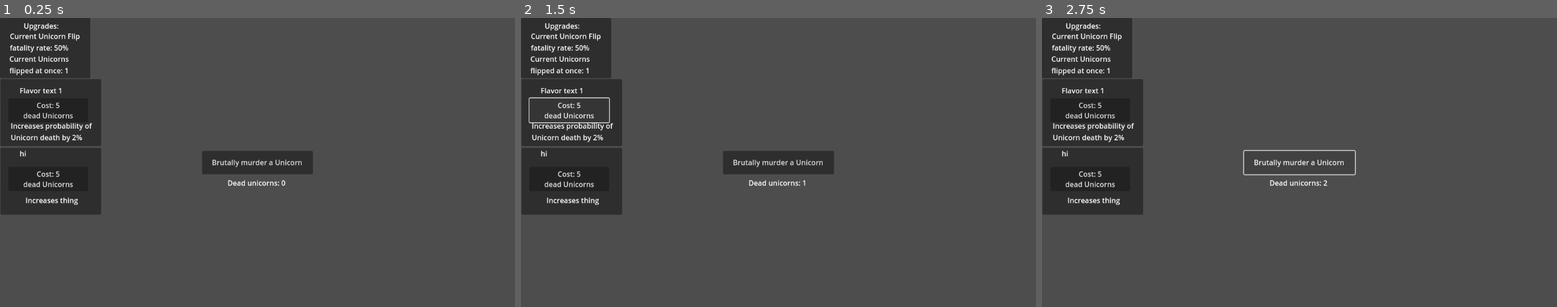
Above: before the commit, frames 1-3 (left to right).
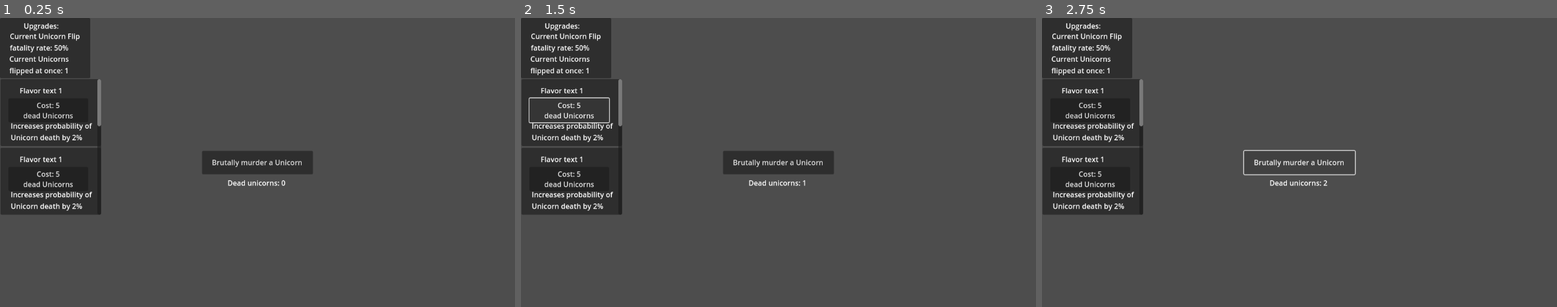
Above: after the commit, the same moments.

Repository: LoonTonk/Unicorn-Flipper
Game: Godot game, scene res://control.tscn
The game is run twice, just before and just after one commit, with the same random seed, the same clock (stepped at 60 frames per second) and the same inputs.
Inputs:
- Up to frame 1 (0.25 s): no input
- Up to frame 2 (1.5 s): click "Brutally murder a Unicorn" at 0.5 s; click "Cost: 5 dead Unicorns" at 1.25 s
- Up to frame 3 (2.75 s): click "Brutally murder a Unicorn" at 2 s

The runs differ from the first frame. In frame 1, 0.7% of the frame differs, in the area x 2-20%, y 21-67%; in frame 2, 0.7%; in frame 3, 0.7%.

Commit message:
upgrades

Diff:
--- a/flipper.gd
+++ b/flipper.gd
@@ -11,7 +11,7 @@
 @onready var box: Node = get_node("VScrollBar/VBoxContainer")
 @onready var button: Node = get_node("Button")
 var timer = preload("res://timer.tscn")
-@onready var horseMultiplier: int = get_node("/root/Control/Unicorn num").horseMultiplier
+@onready var flipMultiplier: int = 1
 
 func _on_button_pressed():
 	if unicorns.things >= cost:
@@ -29,7 +29,7 @@
 
 func flip(multiplier: int = 1) -> bool:
 		if randf() > prob:
-			unicorns.change_things(horseMultiplier * multiplier)
+			unicorns.change_things(flipMultiplier * multiplier)
 			return true
 		else:
 			return false
--- a/multiplier upgrade.tscn
+++ b/multiplier upgrade.tscn
@@ -45,65 +45,200 @@
 custom_minimum_size = Vector2(225, 300)
 layout_mode = 2
 
-[node name="Probincrease" type="Panel" parent="VScrollBar/VBoxContainer"]
-custom_minimum_size = Vector2(200, 150)
-layout_mode = 2
-script = ExtResource("1_xwt3l")
-
-[node name="Label" type="Label" parent="VScrollBar/VBoxContainer/Probincrease"]
-layout_mode = 0
-offset_left = 43.0
-offset_top = 14.0
-offset_right = 160.0
-offset_bottom = 40.0
-text = "Flavor text 1"
-
-[node name="Label2" type="Label" parent="VScrollBar/VBoxContainer/Probincrease"]
-layout_mode = 0
-offset_left = 23.0
-offset_top = 93.0
-offset_right = 210.0
-offset_bottom = 186.0
-text = "Increases probability of Unicorn death by 2%"
-autowrap_mode = 3
-
-[node name="Button" type="Button" parent="VScrollBar/VBoxContainer/Probincrease"]
-layout_mode = 0
-offset_left = 18.0
-offset_top = 43.0
-offset_right = 196.0
-offset_bottom = 97.0
-text = "Cost: 5
-dead Unicorns"
-
-[node name="Panel2" type="Panel" parent="VScrollBar/VBoxContainer"]
-custom_minimum_size = Vector2(200, 150)
-layout_mode = 2
-
-[node name="Label" type="Label" parent="VScrollBar/VBoxContainer/Panel2"]
-layout_mode = 0
-offset_left = 43.0
-offset_top = 1.0
-offset_right = 160.0
-offset_bottom = 27.0
-text = "hi"
-
-[node name="Label2" type="Label" parent="VScrollBar/VBoxContainer/Panel2"]
-layout_mode = 0
-offset_left = 56.0
-offset_top = 106.0
-offset_right = 174.0
-offset_bottom = 132.0
-text = "Increases thing"
-
-[node name="Button" type="Button" parent="VScrollBar/VBoxContainer/Panel2"]
-layout_mode = 0
-offset_left = 18.0
-offset_top = 43.0
-offset_right = 196.0
-offset_bottom = 97.0
-text = "Cost: 5
-dead Unicorns"
-
-[connection signal="pressed" from="VScrollBar/VBoxContainer/Probincrease/Button" to="VScrollBar/VBoxContainer/Probincrease" method="_on_button_pressed"]
-[connection signal="pressed" from="VScrollBar/VBoxContainer/Panel2/Button" to="VScrollBar/VBoxContainer/Panel2/Label2" method="_on_button_pressed"]
+[node name="Probincrease1" type="Panel" parent="VScrollBar/VBoxContainer"]
+custom_minimum_size = Vector2(200, 150)
+layout_mode = 2
+script = ExtResource("1_xwt3l")
+
+[node name="Label" type="Label" parent="VScrollBar/VBoxContainer/Probincrease1"]
+layout_mode = 0
+offset_left = 43.0
+offset_top = 14.0
+offset_right = 160.0
+offset_bottom = 40.0
+text = "Flavor text 1"
+
+[node name="Label2" type="Label" parent="VScrollBar/VBoxContainer/Probincrease1"]
+layout_mode = 0
+offset_left = 23.0
+offset_top = 93.0
+offset_right = 210.0
+offset_bottom = 186.0
+text = "Increases probability of Unicorn death by 2%"
+autowrap_mode = 3
+
+[node name="Button" type="Button" parent="VScrollBar/VBoxContainer/Probincrease1"]
+layout_mode = 0
+offset_left = 18.0
+offset_top = 43.0
+offset_right = 196.0
+offset_bottom = 97.0
+text = "Cost: 5
+dead Unicorns"
+
+[node name="Probincrease2" type="Panel" parent="VScrollBar/VBoxContainer"]
+custom_minimum_size = Vector2(200, 150)
+layout_mode = 2
+script = ExtResource("1_xwt3l")
+upgradeType = 1
+
+[node name="Label" type="Label" parent="VScrollBar/VBoxContainer/Probincrease2"]
+layout_mode = 0
+offset_left = 43.0
+offset_top = 14.0
+offset_right = 160.0
+offset_bottom = 40.0
+text = "Flavor text 1"
+
+[node name="Label2" type="Label" parent="VScrollBar/VBoxContainer/Probincrease2"]
+layout_mode = 0
+offset_left = 23.0
+offset_top = 93.0
+offset_right = 210.0
+offset_bottom = 186.0
+text = "Increases probability of Unicorn death by 2%"
+autowrap_mode = 3
+
+[node name="Button" type="Button" parent="VScrollBar/VBoxContainer/Probincrease2"]
+layout_mode = 0
+offset_left = 18.0
+offset_top = 43.0
+offset_right = 196.0
+offset_bottom = 97.0
+text = "Cost: 5
+dead Unicorns"
+
+[node name="Probincrease3" type="Panel" parent="VScrollBar/VBoxContainer"]
+custom_minimum_size = Vector2(200, 150)
+layout_mode = 2
+script = ExtResource("1_xwt3l")
+upgradeType = 2
+
+[node name="Label" type="Label" parent="VScrollBar/VBoxContainer/Probincrease3"]
+layout_mode = 0
+offset_left = 43.0
+offset_top = 14.0
+offset_right = 160.0
+offset_bottom = 40.0
+text = "Flavor text 1"
+
+[node name="Label2" type="Label" parent="VScrollBar/VBoxContainer/Probincrease3"]
+layout_mode = 0
+offset_left = 23.0
+offset_top = 93.0
+offset_right = 210.0
+offset_bottom = 186.0
+text = "Increases probability of Unicorn death by 2%"
+autowrap_mode = 3
+
+[node name="Button" type="Button" parent="VScrollBar/VBoxContainer/Probincrease3"]
+layout_mode = 0
+offset_left = 18.0
+offset_top = 43.0
+offset_right = 196.0
+offset_bottom = 97.0
+text = "Cost: 5
+dead Unicorns"
+
+[node name="Probincrease4" type="Panel" parent="VScrollBar/VBoxContainer"]
+custom_minimum_size = Vector2(200, 150)
+layout_mode = 2
+script = ExtResource("1_xwt3l")
+upgradeType = 4
+
+[node name="Label" type="Label" parent="VScrollBar/VBoxContainer/Probincrease4"]
+layout_mode = 0
+offset_left = 43.0
+offset_top = 14.0
+offset_right = 160.0
+offset_bottom = 40.0
+text = "Flavor text 1"
+
+[node name="Label2" type="Label" parent="VScrollBar/VBoxContainer/Probincrease4"]
+layout_mode = 0
+offset_left = 23.0
+offset_top = 93.0
+offset_right = 210.0
+offset_bottom = 186.0
+text = "Increases probability of Unicorn death by 2%"
+autowrap_mode = 3
+
+[node name="Button" type="Button" parent="VScrollBar/VBoxContainer/Probincrease4"]
+layout_mode = 0
+offset_left = 18.0
+offset_top = 43.0
+offset_right = 196.0
+offset_bottom = 97.0
+text = "Cost: 5
+dead Unicorns"
+
+[node name="Probincrease5" type="Panel" parent="VScrollBar/VBoxContainer"]
+custom_minimum_size = Vector2(200, 150)
+layout_mode = 2
+script = ExtResource("1_xwt3l")
+upgradeType = 5
+
+[node name="Label" type="Label" parent="VScrollBar/VBoxContainer/Probincrease5"]
+layout_mode = 0
+offset_left = 43.0
+offset_top = 14.0
+offset_right = 160.0
+offset_bottom = 40.0
+text = "Flavor text 1"
+
+[node name="Label2" type="Label" parent="VScrollBar/VBoxContainer/Probincrease5"]
+layout_mode = 0
+offset_left = 23.0
+offset_top = 93.0
+offset_right = 210.0
+offset_bottom = 186.0
+text = "Increases probability of Unicorn death by 2%"
+autowrap_mode = 3
+
+[node name="Button" type="Button" parent="VScrollBar/VBoxContainer/Probincrease5"]
+layout_mode = 0
+offset_left = 18.0
+offset_top = 43.0
+offset_right = 196.0
+offset_bottom = 97.0
+text = "Cost: 5
+dead Unicorns"
+
+[node name="Probincrease6" type="Panel" parent="VScrollBar/VBoxContainer"]
+custom_minimum_size = Vector2(200, 150)
+layout_mode = 2
+script = ExtResource("1_xwt3l")
+upgradeType = 3
+
+[node name="Label" type="Label" parent="VScrollBar/VBoxContainer/Probincrease6"]
+layout_mode = 0
+offset_left = 43.0
+offset_top = 14.0
+offset_right = 160.0
+offset_bottom = 40.0
+text = "Flavor text 1"
+
+[node name="Label2" type="Label" parent="VScrollBar/VBoxContainer/Probincrease6"]
+layout_mode = 0
+offset_left = 23.0
+offset_top = 93.0
+offset_right = 210.0
+offset_bottom = 186.0
+text = "Increases probability of Unicorn death by 2%"
+autowrap_mode = 3
+
+[node name="Button" type="Button" parent="VScrollBar/VBoxContainer/Probincrease6"]
+layout_mode = 0
+offset_left = 18.0
+offset_top = 43.0
+offset_right = 196.0
+offset_bottom = 97.0
+text = "Cost: 5
+dead Unicorns"
+
+[connection signal="pressed" from="VScrollBar/VBoxContainer/Probincrease1/Button" to="VScrollBar/VBoxContainer/Probincrease1" method="_on_button_pressed"]
+[connection signal="pressed" from="VScrollBar/VBoxContainer/Probincrease2/Button" to="VScrollBar/VBoxContainer/Probincrease2" method="_on_button_pressed"]
+[connection signal="pressed" from="VScrollBar/VBoxContainer/Probincrease3/Button" to="VScrollBar/VBoxContainer/Probincrease3" method="_on_button_pressed"]
+[connection signal="pressed" from="VScrollBar/VBoxContainer/Probincrease4/Button" to="VScrollBar/VBoxContainer/Probincrease4" method="_on_button_pressed"]
+[connection signal="pressed" from="VScrollBar/VBoxContainer/Probincrease5/Button" to="VScrollBar/VBoxContainer/Probincrease5" method="_on_button_pressed"]
+[connection signal="pressed" from="VScrollBar/VBoxContainer/Probincrease6/Button" to="VScrollBar/VBoxContainer/Probincrease6" method="_on_button_pressed"]
--- a/things.gd
+++ b/things.gd
@@ -2,12 +2,12 @@
 
 @export var prefix: String = "Things: "
 @export var things: int = 0
-@onready var horseMultiplier: int = 1
+@export var clickMultiplier: int = 1
 #@export var prob: float = 0.5
 #var rand=RandomNumberGenerator.new()
 
 func _on_button_pressed():
-	change_things(horseMultiplier)
+	change_things(clickMultiplier)
 
 func change_things(num: int):
 	things += num
--- a/upgrades.gd
+++ b/upgrades.gd
@@ -3,20 +3,34 @@
 @export var prefix: String = "Probability: "
 @export var baseCost: int = 5
 @onready var cost: int = baseCost
-@export var probIncreasers: int = 0
+@export var count: int = 0
 @onready var unicorns: Node = get_node("/root/Control/Unicorn num")
-@onready var flipper : Node = get_node("/root/Control/Unicorn flipper")
+@onready var flipper1 : Node = get_node("/root/Control/Unicorn flipper")
+@onready var flipper2 : Node = get_node("/root/Control/Unicorn flipper V2")
 @onready var button: Node = get_node("Button")
+enum type {PROB1, PROB2, MULTV1, INSUR, MULTV2, MULTC}
+@export var upgradeType: type = type.PROB1
 var timer = preload("res://timer.tscn")
-@onready var horseMultiplier: int = get_node("/root/Control/Unicorn num").horseMultiplier
 
 func _on_button_pressed():
 	if unicorns.things >= cost:
 		unicorns.change_things(-cost)
-		probIncreasers += 1
-		cost = baseCost * pow(2, probIncreasers)
+		count += 1
+		cost = baseCost * pow(2, count)
 		button.text = "Cost: " + str(cost) + "\ndead Unicorns"
-		flipper.prob = 0.5 + probIncreasers / 50.0
+		match upgradeType:
+			type.PROB1:
+				flipper1.prob += 0.02
+			type.PROB2:
+				flipper2.prob += 0.02
+			type.MULTV1:
+				flipper1.flipMultiplier += 1
+			type.MULTV2:
+				flipper2.flipMultiplier += 1
+			type.INSUR:
+				pass
+			type.MULTC:
+				unicorns.clickMultiplier += 1
 		visible = false
 
 # Called every frame. 'delta' is the elapsed time since the previous frame.
